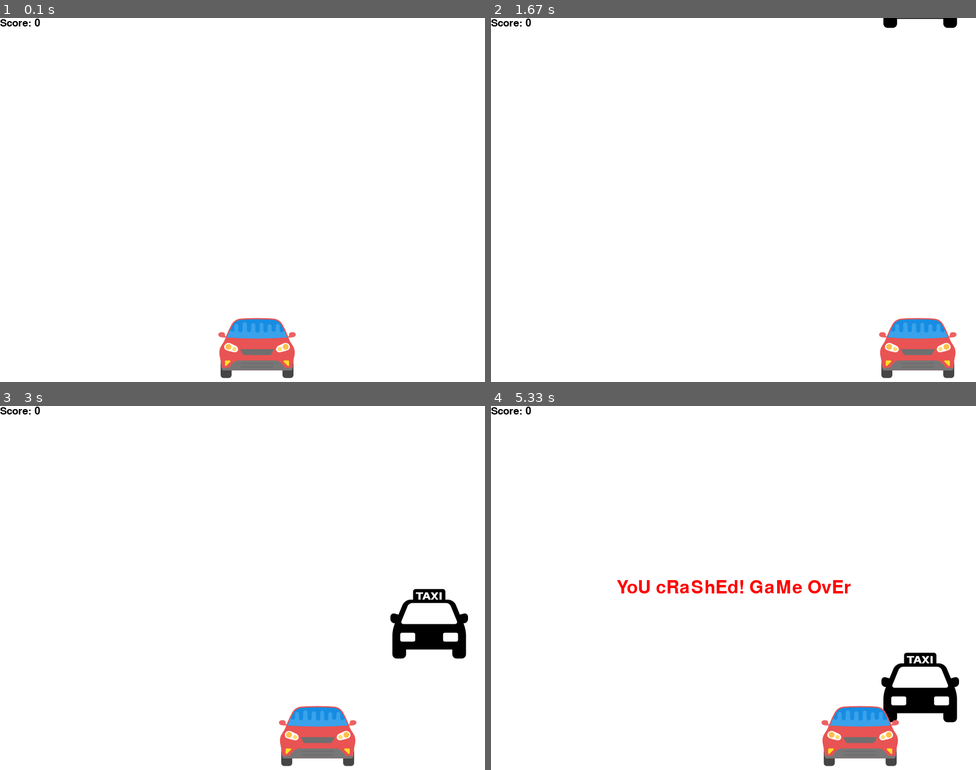
Above: before the commit, frames 1-4 (two rows, left to right).
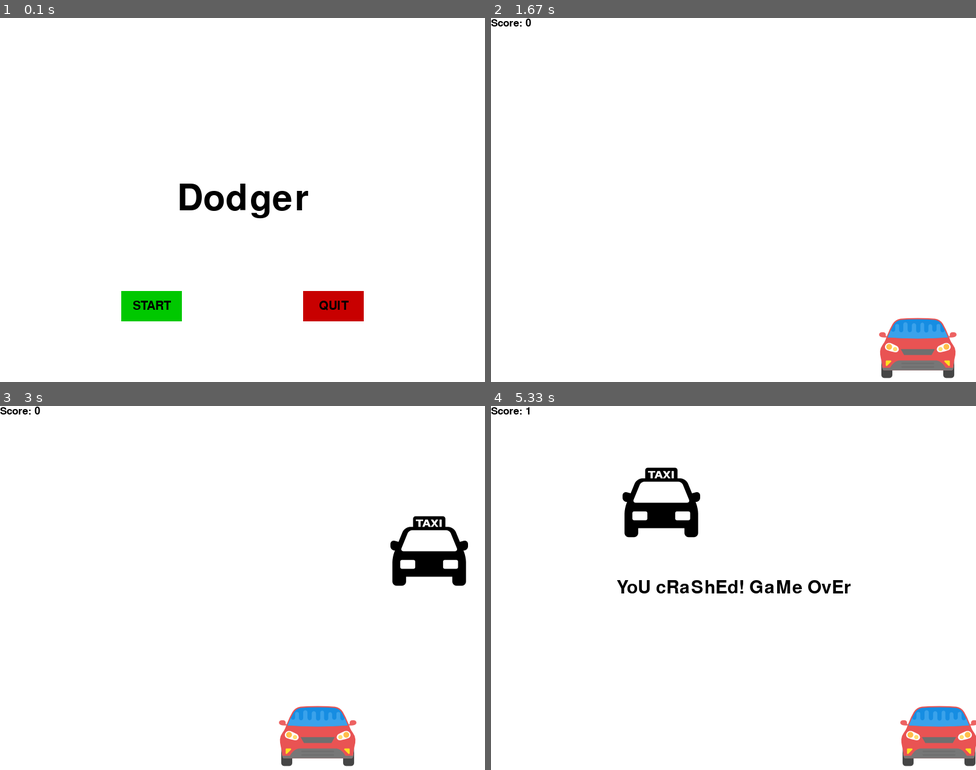
Above: after the commit, the same moments.

Repository: gaurav613/Pygames
Game: pygame game, started from CarRacing/main.py
Two runs of this game, one before a commit and one after it. Both use one fixed random seed, a clock stepped at 60 frames per second and the inputs below.
Inputs (mouse positions are in pixels of both pictures, inside the frame that each line leads up to):
- Up to frame 1 (0.1 s): no input
- Up to frame 2 (1.67 s): press the mouse at (641, 305) at 0.37 s; move the mouse to (714, 294) at 0.47 s; release the mouse at (782, 280) at 0.6 s; hold Right 0.67-1.13 s; move the mouse to (583, 145) at 0.7 s; hold Right 1.17-1.63 s
- Up to frame 3 (3 s): hold Left 1.67-2.2 s; hold Left 2.23-2.63 s; hold Right from 2.67 s (still down)
- Up to frame 4 (5.33 s): release Right at 3.3 s; hold Left 3.33-3.8 s; hold Right 3.83-4.3 s; click (554, 562) at 4.38 s; hold Right 4.67-5.13 s

The runs differ from the first frame. In frame 1, 5.2% of the frame differs, in the area x 0-75%, y 0-99%; in frame 2, 0.2%; in frame 3, 3.1%; in frame 4, 7.7%, in the area x 7-100%, y 0-99%.

Commit message:
added start screen, button functionality

Diff:
--- a/CarRacing/main.py
+++ b/CarRacing/main.py
@@ -9,11 +9,17 @@
 #rgb color codes
 BLACK = (0,0,0)
 WHITE = (255,255,255)
-GREEN = (0,255,0)
-RED = (255,0,0)
+GREEN = (0,200,0)
+RED = (200,0,0)
+LIGHT_RED = (255,0,0)
+LIGHT_GREEN = (0,255,0)
 GREY = (119,136,153)
 PURPLE = (255,0,255)
 
+#text sizes
+smallText = pygame.font.Font('freesansbold.ttf', 20)
+mediumText = pygame.font.Font('freesansbold.ttf', 30)
+largeText = pygame.font.Font('freesansbold.ttf',60)
 gameDisplay = pygame.display.set_mode((display_width,display_height)) #setting height and width of game window
 pygame.display.set_caption("Car Racing") #title of game window
 
@@ -31,7 +37,7 @@
     gameDisplay.blit(carImg, (x,y))
 
 def text_objects(text, font):
-    textSurface = font.render(text, True, RED)
+    textSurface = font.render(text, True, BLACK)
     return textSurface, textSurface.get_rect()
 
 #display a message in the center of the screen
@@ -48,11 +54,57 @@
 def crash():
     message_display('YoU cRaShEd! GaMe OvEr')
 
+#method to display button with clicking
+def button(message, x, y, w, h, inactive, active, action = "None"):
+    mouse = pygame.mouse.get_pos()
+    clicked = pygame.mouse.get_pressed()
+
+    #highlight button when hovered over
+    if (x+w > mouse[0] > x and y+h > mouse[1] > y):
+        pygame.draw.rect(gameDisplay,active,(x,y,w,h))
+
+        if clicked[0] == 1 and action!="None":#left click
+            if action == "play":
+                game_loop()
+            elif action == "quit":
+                pygame.quit()
+                quit()
+
+
+    else:
+        pygame.draw.rect(gameDisplay,inactive,(x,y,w,h))
+
+    #add text over button
+    TextSurf, TextRect = text_objects(message, smallText)
+    TextRect.center = ( (x + (w/2)), (y+(h/2)) )
+    gameDisplay.blit(TextSurf, TextRect)
+
 #scoring- increment the score once the obstacle is avoided, and display on the top right
 def add_score(score):
     font = pygame.font.SysFont(None,25)
     text =  font.render("Score: "+ str(score), True, BLACK)
     gameDisplay.blit(text,(0,0))
+
+#load a start screen
+def game_intro():
+    intro = True
+
+    while intro:
+        for event in pygame.event.get():
+            if event.type==pygame.QUIT:
+                pygame.quit()
+                quit()
+        gameDisplay.fill(WHITE)
+
+
+        TextSurf, TextRect = text_objects("Dodger", largeText)
+        TextRect.center = ((display_width/2),(display_height/2))
+        gameDisplay.blit(TextSurf, TextRect)
+
+        button("START",200,450,100,50,GREEN,LIGHT_GREEN,"play")
+        button("QUIT",500,450,100,50,RED,LIGHT_RED,"quit")
+        pygame.display.update()
+        clock.tick(15)
 
 #game loop
 def game_loop():
@@ -122,7 +174,7 @@
 
         pygame.display.update() #can update specific parameters, or entire display(no parameters)
         clock.tick(60) #frames per second
-
+game_intro()
 game_loop()
 pygame.quit()
 quit
